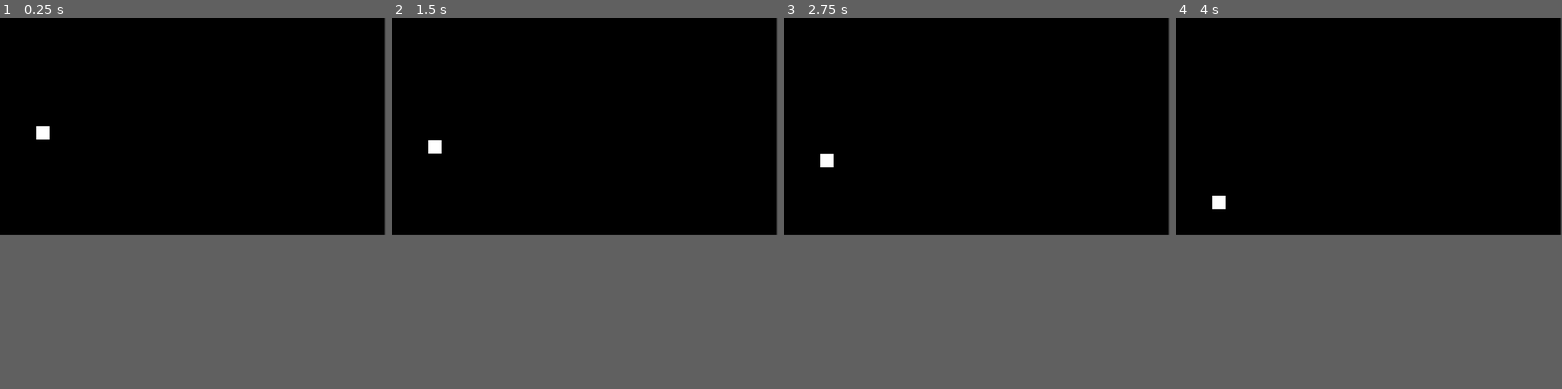
Above: before the commit, frames 1-4 (left to right).
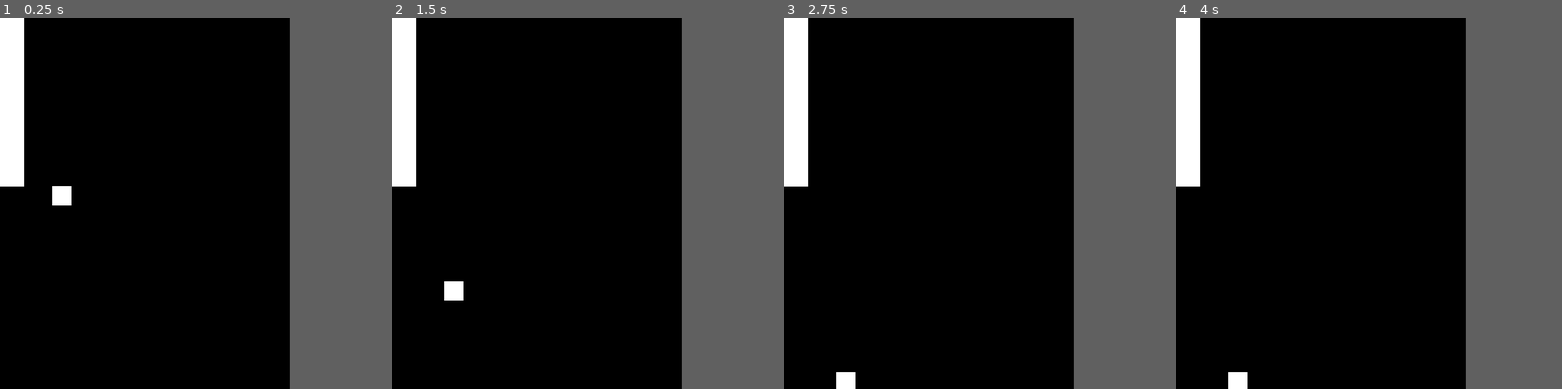
Above: after the commit, the same moments.

Repository: Thrillidas/FlappyBird
Game: Godot game, scene res://Scene/main.tscn
The game is run twice, just before and just after one commit, with the same random seed, the same clock (stepped at 60 frames per second) and the same inputs.
Inputs:
- Up to frame 1 (0.25 s): no input
- Up to frame 2 (1.5 s): hold Up (ui_up) 0.53-1.28 s
- Up to frame 3 (2.75 s): hold Up (ui_up) from 2.03 s (still down)
- Up to frame 4 (4 s): release Up (ui_up) at 3.53 s
The window is 799x449 before the commit and 600x768 after it. Grey fills any space a smaller window leaves; there, only what the larger window draws over its background counts as a difference.

The runs differ from the first frame. In frame 1, 3.5% of the frame differs, in the area x 0-100%, y 0-59%; in frame 2, 3.5%; in frame 3, 3.4%; in frame 4, 3.4%.

Commit message:
Second programming session

Diff:
--- /dev/null
+++ b/Scene/main.gd
@@ -0,0 +1,13 @@
+extends Node2D
+var pipe_node = preload("res://Scene/pipelines.tscn")
+
+func _ready():
+	spawn_pipes()
+	spawn_pipes()
+	spawn_pipes()
+
+
+func spawn_pipes():
+	var pipe = pipe_node.instantiate()
+	pipe.position
+	add_child(pipe)
--- a/Scene/main.tscn
+++ b/Scene/main.tscn
@@ -1,24 +1,26 @@
-[gd_scene load_steps=3 format=3 uid="uid://b01utalsh6qrb"]
+[gd_scene load_steps=4 format=3 uid="uid://b01utalsh6qrb"]
 
 [ext_resource type="PackedScene" uid="uid://mtna0qkvtq5i" path="res://Scene/player.tscn" id="1_3gl38"]
+[ext_resource type="Script" path="res://Scene/main.gd" id="1_srjs3"]
 
 [sub_resource type="WorldBoundaryShape2D" id="WorldBoundaryShape2D_voyl5"]
-distance = -607.0
+distance = -735.0
 
 [node name="Main" type="Node2D"]
+script = ExtResource("1_srjs3")
 
 [node name="Enviroment" type="Node2D" parent="."]
 
 [node name="Enviroment" type="ColorRect" parent="Enviroment"]
-offset_right = 1148.0
-offset_bottom = 648.0
+offset_right = 603.0
+offset_bottom = 772.0
 size_flags_horizontal = 6
 color = Color(0, 0, 0, 1)
 
 [node name="Floor" type="StaticBody2D" parent="Enviroment"]
 
-[node name="flor_collision" type="CollisionShape2D" parent="Enviroment/Floor"]
-position = Vector2(96, 40)
+[node name="floor_collision" type="CollisionShape2D" parent="Enviroment/Floor"]
+position = Vector2(93, 37)
 shape = SubResource("WorldBoundaryShape2D_voyl5")
 
 [node name="Player" parent="." instance=ExtResource("1_3gl38")]
--- /dev/null
+++ b/Scene/pipelines.tscn
@@ -0,0 +1,19 @@
+[gd_scene load_steps=3 format=3 uid="uid://bcbxcb6u50eki"]
+
+[ext_resource type="Script" path="res://Scripts/pipelines.gd" id="1_o2gwj"]
+
+[sub_resource type="RectangleShape2D" id="RectangleShape2D_or3rr"]
+size = Vector2(88, 113)
+
+[node name="Pipelines" type="StaticBody2D"]
+script = ExtResource("1_o2gwj")
+metadata/_edit_group_ = true
+
+[node name="PipelineSprite" type="ColorRect" parent="."]
+offset_right = 87.0
+offset_bottom = 113.0
+metadata/_edit_use_anchors_ = true
+
+[node name="CollisionShape2D" type="CollisionShape2D" parent="."]
+position = Vector2(44, 56.5)
+shape = SubResource("RectangleShape2D_or3rr")
--- a/Scene/player.tscn
+++ b/Scene/player.tscn
@@ -1,6 +1,7 @@
 [gd_scene load_steps=3 format=3 uid="uid://mtna0qkvtq5i"]
 
-[ext_resource type="Script" path="res://Scene/player.gd" id="1_o2kvf"]
+[ext_resource type="Script" path="res://Scripts/player.gd" id="1_o2kvf"]
+
 
 [sub_resource type="RectangleShape2D" id="RectangleShape2D_o1yle"]
 size = Vector2(39, 39)
--- /dev/null
+++ b/Scripts/pipelines.gd
@@ -0,0 +1,13 @@
+extends StaticBody2D
+@onready var pipeline_sprite = $PipelineSprite
+
+func _ready():
+	grow()
+
+func _physics_process(delta):
+	pass
+
+func grow():
+	var random_AxisY = randi()%-500 + 50
+	$PipelineSprite.size = Vector2(50,random_AxisY)
+	#print(random_AxisY)
--- a/Scene/player.gd
+++ b/Scripts/player.gd
@@ -1,19 +1,19 @@
 extends CharacterBody2D
-var speed = 5000
+var speed = 300
 var gravity_constant = 100
+var JUMP = -3000
 
 func _physics_process(delta):
 	jump()
-	gravity()
 
 func jump():
 	if Input.is_action_just_pressed("ui_up"):
-		velocity = Vector2(0,-1) * speed
+		velocity.y = JUMP
 	else:
-		velocity = Vector2(0,-1) * 0
+		gravity()
 
 	move_and_slide()
 
 func gravity():
-	velocity = Vector2(0,1) * gravity_constant
+	velocity.y = gravity_constant
 	move_and_slide()
--- a/project.godot
+++ b/project.godot
@@ -13,4 +13,8 @@
 config/name="Flappy Bird"
 run/main_scene="res://Scene/main.tscn"
 config/features=PackedStringArray("4.3", "Forward Plus")
-config/icon="res://icon.svg"
+
+[display]
+
+window/size/viewport_width=600
+window/size/viewport_height=768
